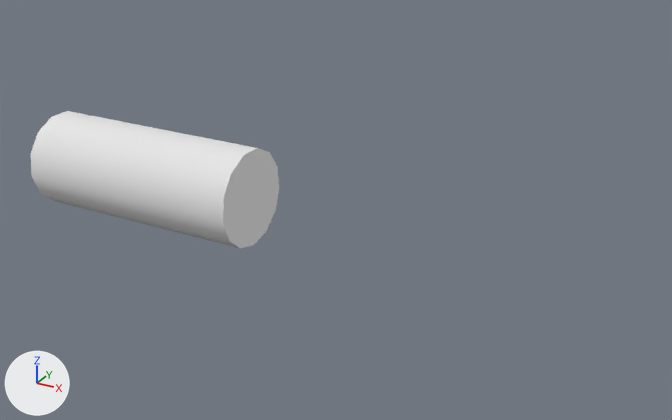
What one commit did to the OBJ model PIPE BikeMenu/Assets/BikeMeshes/Pegs/Right.obj.
Both versions are drawn from a 50 mm lens placed at (0.115, -0.25, 0.128), pointed at (-0.025, 0.005, 0.0). The axes (+X, +Y, +Z) are drawn at lower left. The lights are the same throughout. Where no turn or scale is listed for an object, it has been applied to the vertices. Vertices at the same position are counted once.

Before the edit, the objects in view are built like this:
```python
me_right = bpy.data.meshes.new('Right')
me_right.from_pydata(...)  # 58 vertices, 106 faces; spans x -0.1439..-0.0558, y -0.0179..0.0179, z -0.018..0.0175
me_right.materials.append(mat_none)  # white #e7e7e7
ob_right = bpy.data.objects.new('Right', me_right)
ob_right.location = (0.0, 0.0, 0.0)
```
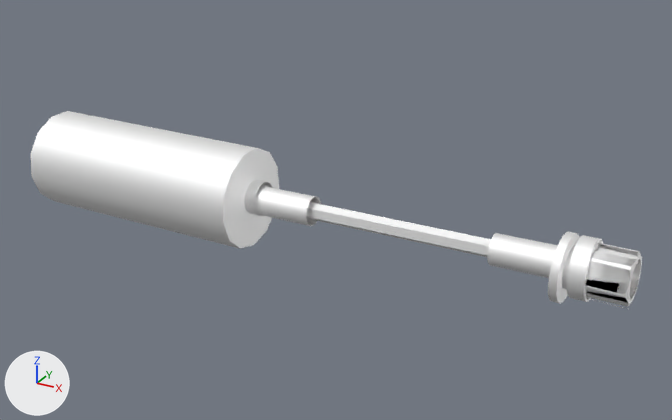
Changed parts and their boxes [x1, y1, x2, y2] in the pictures (672 x 420 px):
```json
{"object": "Right", "change": "reshaped", "before": [31, 111, 279, 249], "after": [31, 111, 642, 309], "on screen": "146% wider, 43% taller"}
{"part": 1, "of": "me_right", "change": "added", "after": [244, 180, 642, 309]}
{"part": 2, "of": "me_right", "change": "recoloured", "before": [31, 111, 279, 249], "after": [31, 111, 279, 249]}
```

The change, as JSON lines over the scene's bpy script:
```json
{"op": "add", "block": "mat_material", "code": ["mat_material = principled_material('material')", "mat_material.base_color = (1.0, 1.0, 1.0)  # white #ffffff", "mat_material.metallic = 1.0", "mat_material.roughness = 0.69"]}
{"block": "me_right", "where": "# used by ob_right; location = (0.0, 0.0, 0.0)"}
{"op": "remove", "block": "me_right", "code": "me_right.from_pydata(...)  # 58 vertices, 106 faces; spans x -0.1439..-0.0558, y -0.0179..0.0179, z -0.018..0.0175"}
{"op": "add", "block": "me_right", "code": "me_right.from_pydata(...)  # 1490 vertices, 2434 faces; spans x -0.1439..0.0761, y -0.0179..0.0179, z -0.018..0.0175"}
{"block": "me_right", "change": "me_right part 1: 1432 vertices added at x -0.0747..0.0761, y -0.0093..0.0121, z -0.011..0.0104"}
{"block": "me_right", "change": "me_right part 2: 106 faces spanning x -0.1439..-0.0558, y -0.0179..0.0179, z -0.018..0.0175 switch from mat_none (white #e7e7e7) to mat_material (white #ffffff)"}
```
